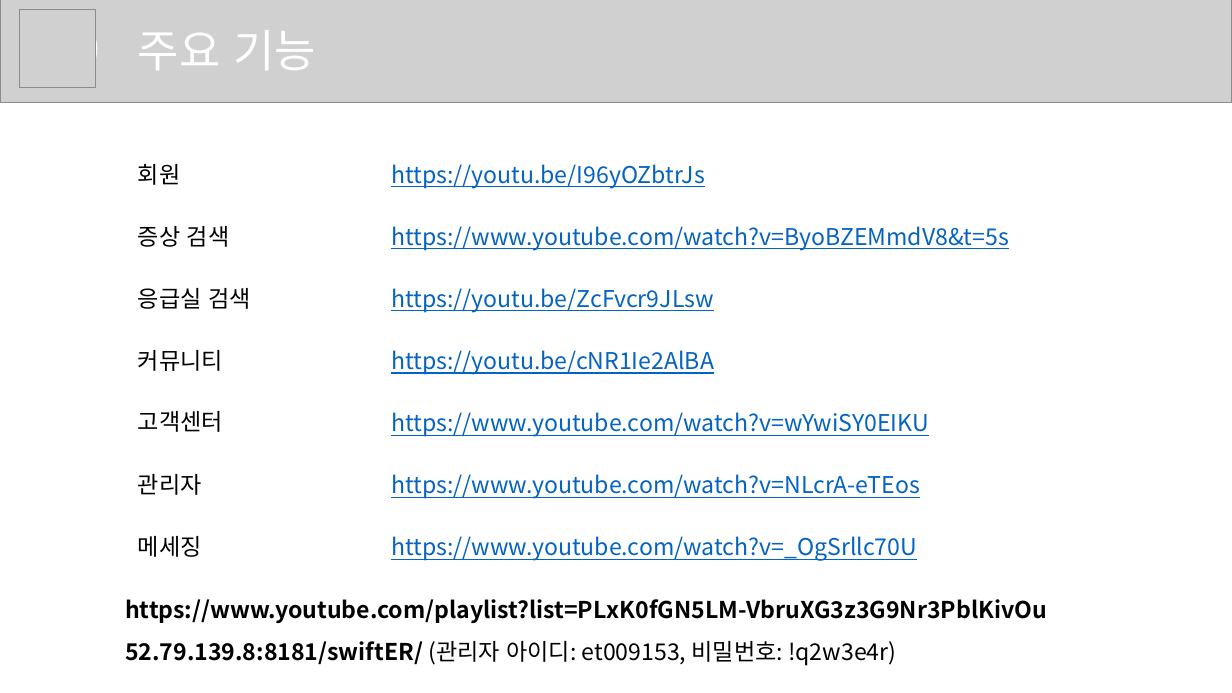
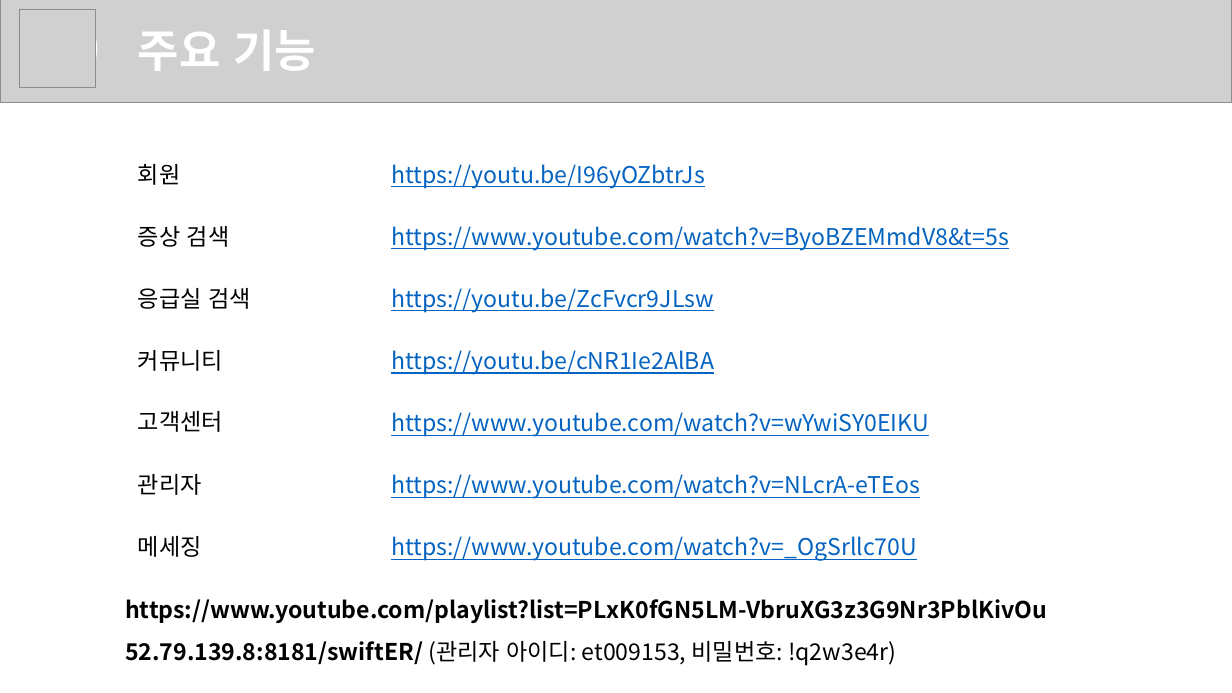
Before and after one commit to SleepingAlbaricoque/swiftER, a slide deck: slide 8 of swiftER 발표 보고서.pptx. Drawn at 1232x693 pixels with LibreOffice and Linux fonts; fonts in the diff are those of the drawing; grey boxes stand for pictures. Boxes give left, top, right and bottom in pixels: in the first picture for what was removed or moved away, otherwise in the second. Text is boxed around its words. In the diff, an @@ line names an element or a change of style, - is before the commit and + after.

```diff
--- a/swiftER 발표 보고서.pptx
+++ b/swiftER 발표 보고서.pptx
@@ text "주요 기능" at <box>138,30,316,71</box>: bold on @@
```
Also in this commit, not shown: 8 other slides changed, 1 slide added.
